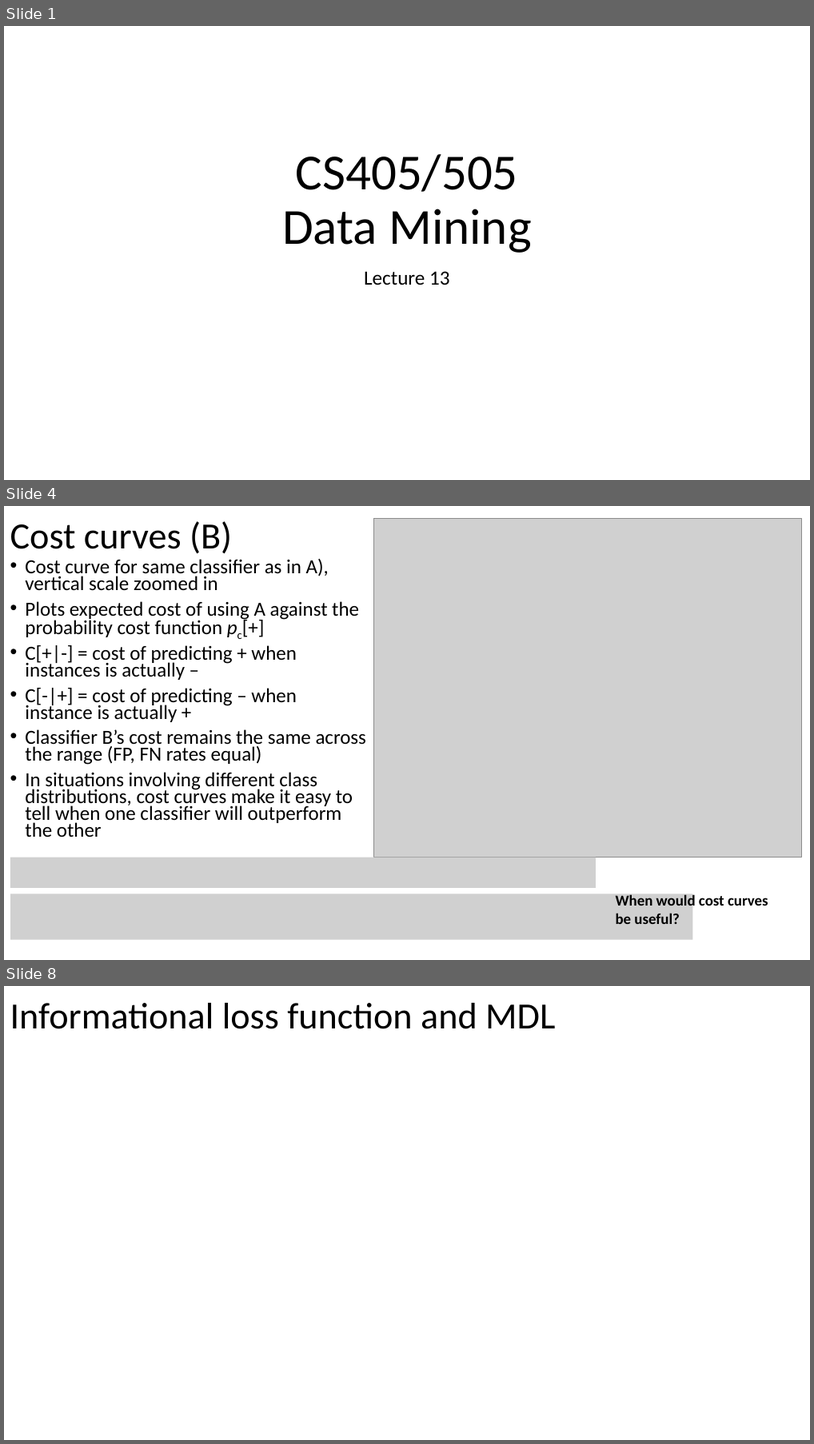
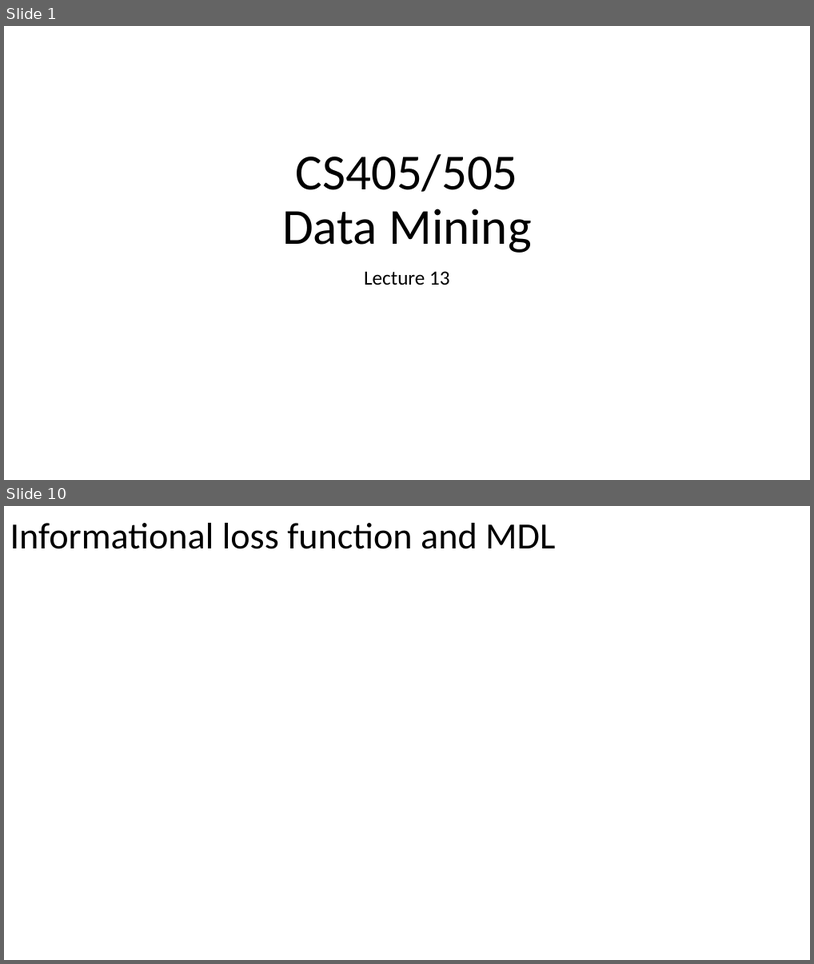
Before and after one commit to russellu/cs405, a slide deck: Lecture_13.pptx. Shown one above the other, each under a label of ours: slides 1, 4 and 8 before the commit, slides 1 and 10 after it; the slides between them are not shown. The pictures are 814x1444 and 814x964 pixels, drawn with LibreOffice and Linux fonts; fonts in the diff are those of the drawing; grey boxes stand for pictures; background and template pictures are left out. Boxes give left, top, right and bottom in pixels: in the first picture for what was removed or moved away, otherwise in the second. Text is boxed around its words. In the diff, an @@ line names an element or a change of style, - is before the commit and + after.

```diff
--- a/Lecture_13.pptx
+++ b/Lecture_13.pptx
@@ slide 4 removed at <box>4,506,810,960</box>, background #FFFFFF @@
@@ title removed at <box>10,521,232,554</box> @@
-Cost curves (B)
@@ picture removed at <box>374,519,802,857</box> @@
@@ text removed at <box>25,559,366,836</box> @@
-• Cost curve for same classifier as in A), vertical scale zoomed in
-• Plots expected cost of using A against the probability cost function pc[+]
-• C[+|-] = cost of predicting + when instances is actually –
-• C[-|+] = cost of predicting – when instance is actually +
-• Classifier B’s cost remains the same across the range (FP, FN rates equal)
-• In situations involving different class distributions, cost curves make it easy to tell when one classifier will outperform the other
@@ picture removed at <box>10,857,596,887</box> @@
@@ picture removed at <box>10,894,694,940</box> @@
@@ text removed at <box>616,893,769,924</box> @@
-When would cost curves be useful?
@@ what was slide 8 is now slide 10 @@
```
Also in this commit, not shown: 7 slides changed, 2 slides added, 1 other file.
